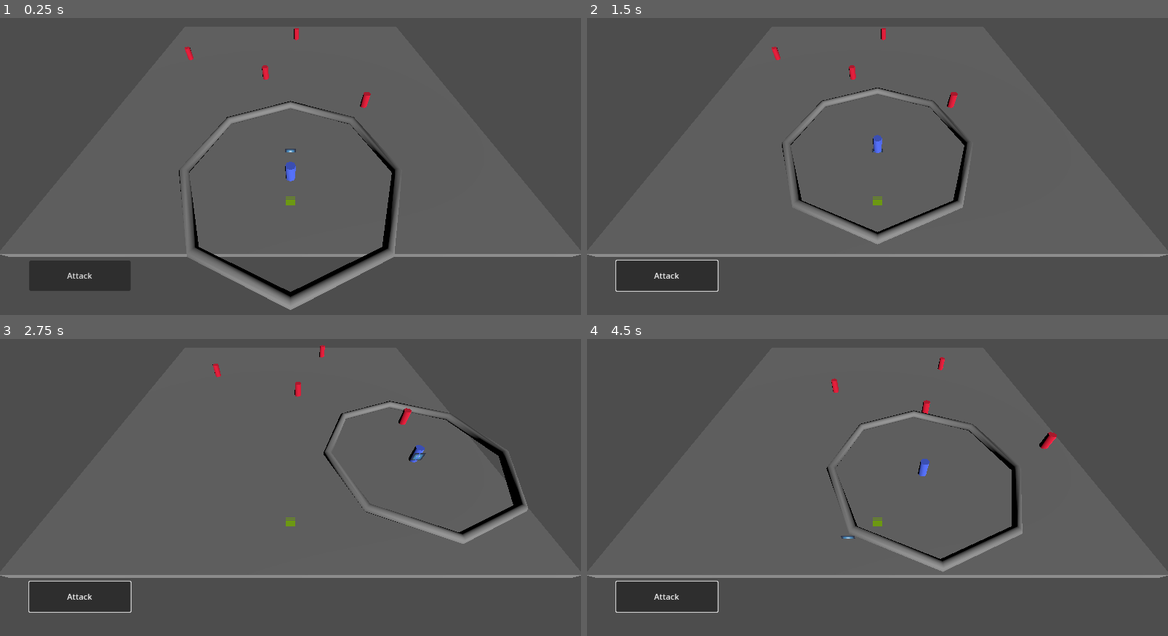
Above: before the commit, frames 1-4 (two rows, left to right).
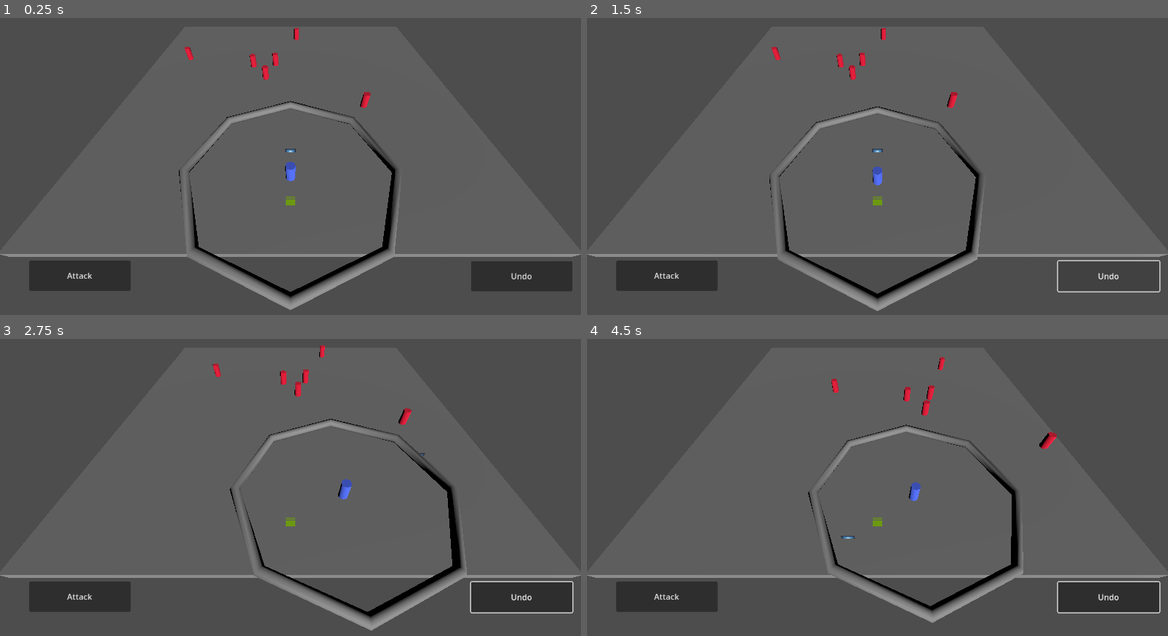
Above: after the commit, the same moments.

Repository: ValorZard/Priyanka-outdated
Game: Godot game, scene res://GameBoard/test_scene.tscn
The game is run twice, just before and just after one commit, with the same random seed, the same clock (stepped at 60 frames per second) and the same inputs. The engine's default icon, where the game draws it, is replaced by a stand-in: a white triangle on a blue panel in a dark square.
Inputs (mouse positions are in pixels of both pictures, inside the frame that each line leads up to):
- Up to frame 1 (0.25 s): no input
- Up to frame 2 (1.5 s): click "Attack" at 0.5 s; click (1109, 276) at 1.25 s, where only the run after the commit has a clickable "Undo"
- Up to frame 3 (2.75 s): tap Enter (ui_accept) at 2, 2.27 s; move the mouse to (418, 457) at 2.02 s; hold Right (ui_right) from 2.03 s (still down); click (418, 457) at 2.1 s
- Up to frame 4 (4.5 s): move the mouse to (761, 490) at 2.77 s; release Right (ui_right) at 2.78 s; hold Down (ui_down) 2.78-3.53 s; click (761, 490) at 2.85 s; tap Enter (ui_accept) at 3.02 s; move the mouse to (935, 401) at 3.52 s; hold Right (ui_right) 3.53-4.28 s; click (935, 401) at 3.6 s; move the mouse to (848, 537) at 4.27 s; hold Up (ui_up) from 4.28 s (still down); click (848, 537) at 4.35 s

The runs differ from the first frame. In frame 1, 1.8% of the frame differs, in the area x 42-99%, y 11-92%; in frame 2, 4.8%; in frame 3, 6.7%, in the area x 4-99%, y 10-99%; in frame 4, 6.0%.

Commit message:
fixed some weird stuff and general polish

Diff:
--- a/Attacks/AttackArea.gd
+++ b/Attacks/AttackArea.gd
@@ -30,7 +30,9 @@
 	var closest_enemy_unit : BaseUnit = array_of_possible_units_to_attack[0]
 	for unit in array_of_possible_units_to_attack:
 		if (unit.position - owner_unit.position).length() < (closest_enemy_unit.position - owner_unit.position).length():
-			closest_enemy_unit = unit
+			# probably don't want to keep killing an enemy thats already dead
+			if !unit.is_dead():
+				closest_enemy_unit = unit
 	return closest_enemy_unit
 
 # Called every frame. 'delta' is the elapsed time since the previous frame.
--- a/Commands/AttackCommand.gd
+++ b/Commands/AttackCommand.gd
@@ -13,9 +13,15 @@
 
 func execute():
 	target = current_unit.attack_area.get_nearest_unit()
-	target.take_damage(damage_dealt)
+	# don't attack an enemy thats already dead
+	if !target.is_dead():
+		target.take_damage(damage_dealt)
+	else:
+		return false
 	print("execute! damage_dealt: ", damage_dealt, ", target health now: ", target.health)
+	return true
 
 func undo():
 	target.heal_health(damage_dealt)
 	print("undo! healed amount: ", damage_dealt, ", target health now: ", target.health)
+	return true
--- a/Commands/Command.gd
+++ b/Commands/Command.gd
@@ -15,12 +15,12 @@
 	initialized = true
 
 
-func execute():
+func execute() -> bool:
 	assert(initialized)
 	print("%s missing overwrite of the execute method" % name)
 	return false
 
-func undo():
+func undo() -> bool:
 	assert(initialized)
 	print("%s missing overwrite of the undo method" % name)
 	return false
--- a/Commands/MovementCommand.gd
+++ b/Commands/MovementCommand.gd
@@ -14,7 +14,9 @@
 func execute():
 	current_unit.change_position(self.movement_direction, self.movement_distance)
 	print("execute! direction: ", self.movement_direction, ", distance: ", self.movement_distance)
+	return true
 
 func undo():
 	current_unit.change_position(-self.movement_direction, self.movement_distance)
 	print("execute! undo: ", self.movement_direction, ", distance: ", self.movement_distance)
+	return true
--- a/GameBoard/GameBoard.gd
+++ b/GameBoard/GameBoard.gd
@@ -49,8 +49,9 @@
 func do_attack():
 	if $CharacterUnit.can_attack():
 		var attack_command := AttackCommand.new($CharacterUnit, $EnemyUnit, 1)
-		attack_command.execute()
-		command_array.push_back(attack_command)
+		if attack_command.execute():
+			command_array.push_back(attack_command)
+
 # Called every frame. 'delta' is the elapsed time since the previous frame.
 func _physics_process(delta):
 	# update cursor data so we can use it for movement purposes
@@ -59,14 +60,14 @@
 	if Input.is_action_just_released("left_mouse_click") and $UIManager.cursor_can_click():
 		var movement_command := MovementCommand.new($CharacterUnit,
 			$UIManager.cursor.direction_to_cursor, $UIManager.cursor.distance_to_cursor)
-		movement_command.execute()
-		command_array.push_back(movement_command)
+		if movement_command.execute():
+			command_array.push_back(movement_command)
 #	if Input.is_action_just_released("attack_debug"):
 #		var attack_command := AttackCommand.new($CharacterUnit, $EnemyUnit, 1)
 #		attack_command.execute()
 #		command_array.push_back(attack_command)
-	if Input.is_action_just_pressed("undo_debug"):
-		undo_command()
+#	if Input.is_action_just_pressed("undo_debug"):
+#		undo_command()
 	# render UI stuff
 	#render_placement_line($Cursor.position)
 	render_character_ui_circle($CharacterUnit.max_movement_radius)
--- a/GameBoard/test_scene.tscn
+++ b/GameBoard/test_scene.tscn
@@ -42,6 +42,14 @@
 offset_right = 877.0
 offset_bottom = 624.0
 
+[node name="UndoButton" type="Button" parent="UIManager"]
+offset_left = 934.0
+offset_top = 541.0
+offset_right = 1135.0
+offset_bottom = 601.0
+text = "Undo
+"
+
 [node name="DirectionalLight3D" type="DirectionalLight3D" parent="."]
 transform = Transform3D(0.965926, 0, 0.258819, -0.103606, 0.916384, 0.386661, -0.237178, -0.400301, 0.885159, 0, 70, -11)
 
@@ -70,3 +78,9 @@
 
 [node name="EnemyUnit4" parent="." instance=ExtResource("7_7icr8")]
 transform = Transform3D(1, 0, 0, 0, 1, 0, 0, 0, 1, -4.05293, 0.5, -22.0237)
+
+[node name="EnemyUnit5" parent="." instance=ExtResource("7_7icr8")]
+transform = Transform3D(1, 0, 0, 0, 1, 0, 0, 0, 1, -2.64167, 0.5, -26.417)
+
+[node name="EnemyUnit6" parent="." instance=ExtResource("7_7icr8")]
+transform = Transform3D(1, 0, 0, 0, 1, 0, 0, 0, 1, -6.48176, 0.5, -25.9327)
--- a/UI/UIManager.gd
+++ b/UI/UIManager.gd
@@ -8,10 +8,11 @@
 	game_board = get_parent()
 	cursor = $Cursor
 	$AttackButton.connect("button_up", game_board.do_attack)
+	$UndoButton.connect("button_up", game_board.undo_command)
 
 # if the cursor is currently over a button or other UI element, don't allow it to click to move the unit
 func cursor_can_click() -> bool:
-	if $AttackButton.is_hovered():
+	if $AttackButton.is_hovered() or $UndoButton.is_hovered():
 		return false
 	return true
 
